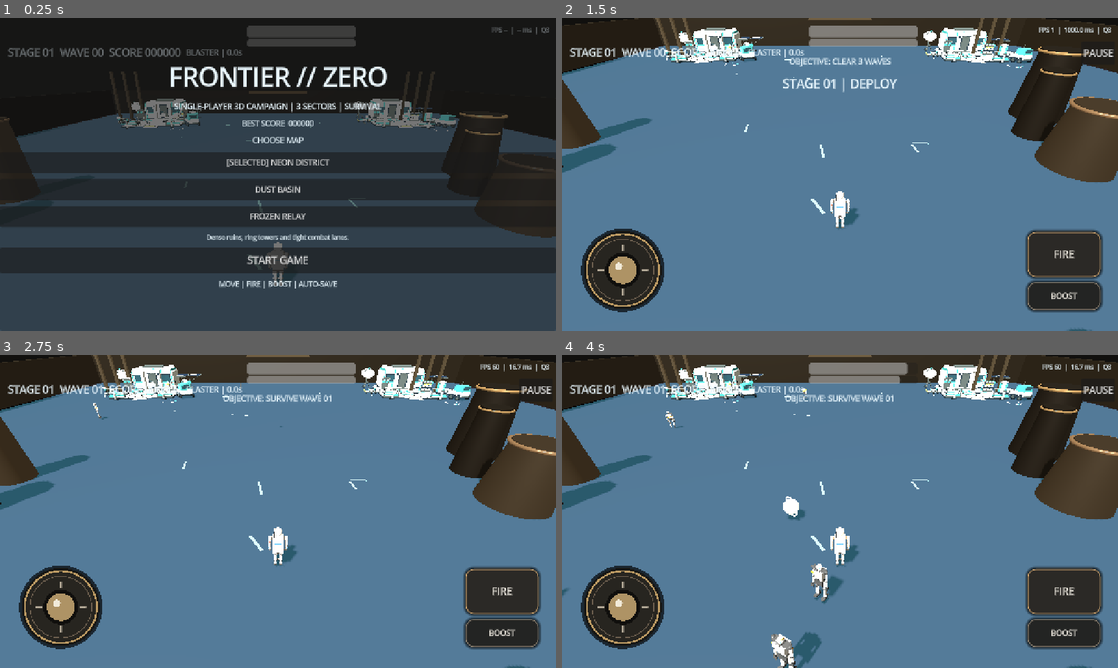
Above: before the commit, frames 1-4 (two rows, left to right).
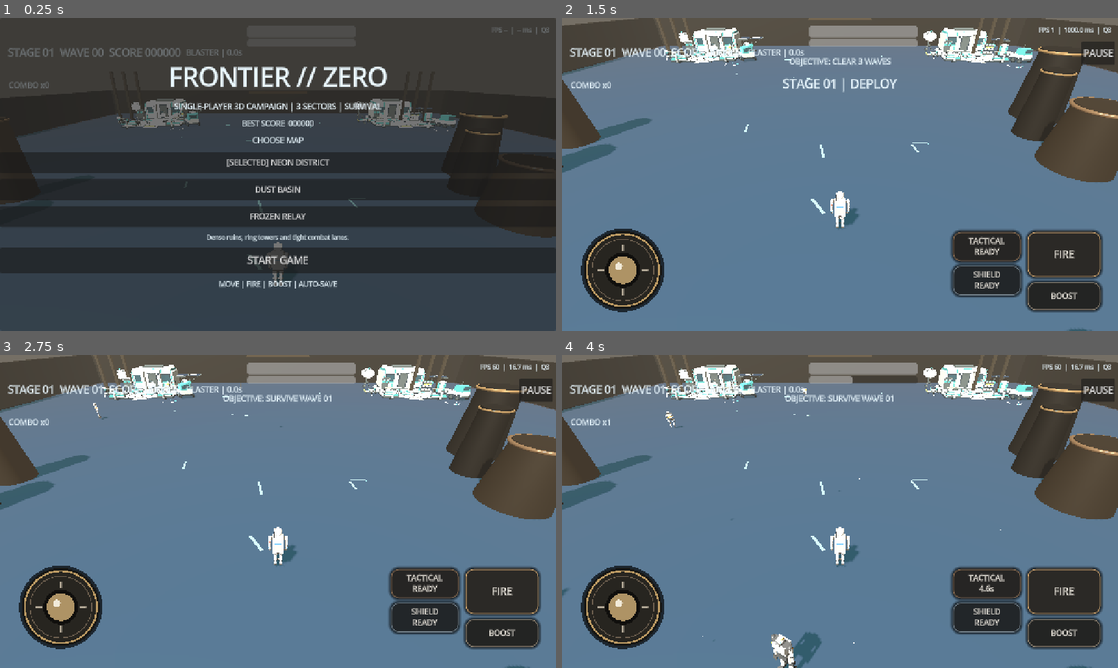
Above: after the commit, the same moments.

Repository: TomasThrawat/Hyouka-AAA-Style-3D-Godot-Android
Game: Godot game, scene res://Main.tscn
Same seed, same stepped clock (60 frames per second), same inputs: the game is played once before the commit and once after it.
Inputs (mouse positions are in pixels of both pictures, inside the frame that each line leads up to):
- Up to frame 1 (0.25 s): no input
- Up to frame 2 (1.5 s): click "START GAME" at 0.5 s; click "PAUSE" at 1.25 s
- Up to frame 3 (2.75 s): click "FIRE" at 2 s
- Up to frame 4 (4 s): click "BOOST" at 2.75 s; click (984, 583) at 3.5 s, where only the run after the commit has a clickable "TACTICAL READY"

The runs differ from the first frame. In frame 1, 20% of the frame differs, in the area x 0-100%, y 0-26%; in frame 2, 11%; in frame 3, 11%; in frame 4, 12%.

Commit message:
feat: deepen AAA-style mobile gameplay and automated controls validation

Diff:
--- a/enemy.gd
+++ b/enemy.gd
@@ -6,6 +6,7 @@
 
 signal defeated(enemy: Node3D, boss: bool)
 signal attack_requested(origin: Vector3, direction: Vector3, damage: float)
+signal health_changed(current: float, maximum: float)
 
 var target: Node3D
 var enemy_type := "drone"
@@ -20,6 +21,7 @@
 var cached_direction := Vector3.FORWARD
 var cached_distance := 999.0
 var boss := false
+var enraged := false
 var visual_root: Node3D
 
 func setup(target_node: Node3D, difficulty: float, kind: String, is_boss: bool) -> void:
@@ -51,6 +53,8 @@
 	else:
 		scale = Vector3.ONE * (0.9 + difficulty * 0.035)
 	health = max_health
+	enraged = false
+	health_changed.emit(health, max_health)
 	collision_layer = 0
 	collision_mask = 0
 	_build_visual()
@@ -87,6 +91,11 @@
 	if get_tree().paused or target == null:
 		return
 	phase += delta
+	if boss and not enraged and health <= max_health * 0.50:
+		enraged = true
+		speed *= 1.18
+		ranged_damage *= 1.25
+		attack_cooldown = 0.4
 	attack_cooldown = max(0.0, attack_cooldown - delta)
 	ai_timer -= delta
 	if ai_timer <= 0.0:
@@ -138,10 +147,15 @@
 		if attack_cooldown <= 0.0 and target.has_method("take_damage"):
 			target.take_damage(touch_damage)
 			attack_cooldown = 1.15
-	if attack_cooldown <= 0.0 and distance < 13.0 and boss:
-		var attack_dir := (target.global_position + Vector3.UP * 0.7 - (global_position + Vector3.UP * 0.6)).normalized()
-		attack_requested.emit(global_position + Vector3.UP * 1.2, attack_dir, ranged_damage + 5.0)
-		attack_cooldown = 2.6
+	if attack_cooldown <= 0.0 and distance < 22.0 and boss:
+		var attack_origin := global_position + Vector3.UP * 1.2
+		var spread_values := [-0.18, 0.0, 0.18]
+		if enraged:
+			spread_values = [-0.30, -0.15, 0.0, 0.15, 0.30]
+		for spread in spread_values:
+			var attack_dir := direction.rotated(Vector3.UP, spread)
+			attack_requested.emit(attack_origin, attack_dir, ranged_damage + (7.0 if enraged else 5.0))
+		attack_cooldown = 1.8 if enraged else 2.6
 
 func _update_animation(delta: float, direction: Vector3) -> void:
 	if visual_root == null:
@@ -152,7 +166,8 @@
 	rotation.y = lerp_angle(rotation.y, atan2(-direction.x, -direction.z), min(1.0, delta * 6.0))
 
 func take_damage(amount: float) -> void:
-	health -= amount
+	health = max(0.0, health - amount)
+	health_changed.emit(health, max_health)
 	_hit_feedback()
 	if health <= 0.0:
 		defeated.emit(self, boss)
--- a/main.gd
+++ b/main.gd
@@ -66,11 +66,16 @@
 var objective_label: Label
 var message_label: Label
 var profile_label: Label
+var combo_label: Label
+var boss_bar: ProgressBar
+var screen_flash: ColorRect
 var menu_panel: PanelContainer
 var pause_panel: PanelContainer
 var pause_button: Button
 var fire_button: Button
 var boost_button: Button
+var tactical_button: Button
+var shield_button: Button
 var start_button: Button
 var joystick: Control
 var touch_layer: CanvasLayer
@@ -81,6 +86,10 @@
 var camera_touch_last := Vector2.ZERO
 var camera_yaw := 0.0
 var camera_pitch := -0.22
+var camera_shake := 0.0
+var combo_count := 0
+var combo_timer := 0.0
+var atmosphere_nodes: Array[GPUParticles3D] = []
 const CAMERA_TOUCH_SENSITIVITY := 0.0085
 
 func _ready() -> void:
@@ -109,6 +118,10 @@
 func _process(delta: float) -> void:
 	elapsed += delta
 	hud_timer -= delta
+	camera_shake = max(0.0, camera_shake - delta)
+	combo_timer = max(0.0, combo_timer - delta)
+	if combo_timer <= 0.0:
+		combo_count = 0
 	_profile_performance(delta)
 	_update_lod(delta)
 	if running and not game_over and not get_tree().paused:
@@ -138,6 +151,10 @@
 	environment.ambient_light_energy = 0.68
 	environment.tonemap_mode = Environment.TONE_MAPPER_FILMIC
 	environment.tonemap_exposure = 0.92
+	environment.fog_enabled = true
+	environment.fog_light_color = Color("#6f6a61")
+	environment.fog_light_energy = 0.72
+	environment.fog_density = 0.0065
 	world_environment.environment = environment
 	add_child(world_environment)
 
@@ -161,6 +178,33 @@
 	_build_sector_geometry(selected_map)
 	_build_landmarks(selected_map)
 	_build_stage_gate()
+	_build_atmosphere()
+
+
+func _build_atmosphere() -> void:
+	var fx := GPUParticles3D.new()
+	fx.name = "Atmosphere"
+	fx.amount = 110
+	fx.lifetime = 8.0
+	fx.randomness = 0.55
+	fx.visibility_aabb = AABB(Vector3(-40.0, 0.0, -40.0), Vector3(80.0, 18.0, 80.0))
+	var process_material := ParticleProcessMaterial.new()
+	process_material.direction = Vector3(0.0, -1.0, 0.0)
+	process_material.spread = 18.0
+	process_material.initial_velocity_min = 0.15
+	process_material.initial_velocity_max = 0.55
+	process_material.gravity = Vector3(0.0, -0.08, 0.0)
+	process_material.scale_min = 0.035
+	process_material.scale_max = 0.075
+	process_material.color = Color("#cbbda8")
+	fx.process_material = process_material
+	var particle_mesh := SphereMesh.new()
+	particle_mesh.radius = 0.055
+	particle_mesh.height = 0.11
+	particle_mesh.material = _mat(Color("#cbbda8"), 0.0, 0.85, Color("#cbbda8"), 0.28)
+	fx.draw_pass_1 = particle_mesh
+	arena_root.add_child(fx)
+	atmosphere_nodes.append(fx)
 
 
 func _rebuild_selected_map() -> void:
@@ -388,6 +432,8 @@
 	player.died.connect(_on_player_died)
 	player.fire_requested.connect(_on_player_fire)
 	player.boost_requested.connect(_on_boost)
+	player.tactical_requested.connect(_on_player_tactical)
+	player.shield_requested.connect(_on_player_shield)
 	player.energy_changed.connect(_on_player_energy_changed)
 
 func _create_camera() -> void:
@@ -460,7 +506,33 @@
 	message_label.size = Vector2(640, 70)
 	layer.add_child(message_label)
 
+	combo_label = _label("COMBO x0", 18)
+	combo_label.set_anchors_preset(Control.PRESET_TOP_LEFT)
+	combo_label.position = Vector2(20, 142)
+	combo_label.size = Vector2(220, 32)
+	layer.add_child(combo_label)
+
+	boss_bar = ProgressBar.new()
+	boss_bar.name = "BossHealth"
+	boss_bar.max_value = 100.0
+	boss_bar.value = 0.0
+	boss_bar.show_percentage = false
+	boss_bar.set_anchors_preset(Control.PRESET_TOP_WIDE)
+	boss_bar.position = Vector2(280, 145)
+	boss_bar.size = Vector2(720, 24)
+	boss_bar.hide()
+	layer.add_child(boss_bar)
+
+	screen_flash = ColorRect.new()
+	screen_flash.name = "ScreenFlash"
+	screen_flash.set_anchors_and_offsets_preset(Control.PRESET_FULL_RECT)
+	screen_flash.mouse_filter = Control.MOUSE_FILTER_IGNORE
+	screen_flash.z_index = 300
+	screen_flash.modulate = Color(1.0, 1.0, 1.0, 0.0)
+	layer.add_child(screen_flash)
+
 	pause_button = _button("PAUSE", Vector2(70, 54), 22)
+	pause_button.name = "PauseButton"
 	pause_button.set_anchors_preset(Control.PRESET_TOP_RIGHT)
 	pause_button.position = Vector2(-84, 54)
 	pause_button.z_index = 120
@@ -560,6 +632,7 @@
 	touch_controls.append(joystick)
 
 	fire_button = _button("FIRE", Vector2(168, 104), 23)
+	fire_button.name = "FireButton"
 	fire_button.set_anchors_preset(Control.PRESET_TOP_LEFT)
 	fire_button.size = Vector2(168, 104)
 	_configure_touch_button(fire_button, Color("#2c2926"), Color("#d1a66f"))
@@ -567,6 +640,7 @@
 	touch_controls.append(fire_button)
 
 	boost_button = _button("BOOST", Vector2(168, 64), 18)
+	boost_button.name = "BoostButton"
 	boost_button.set_anchors_preset(Control.PRESET_TOP_LEFT)
 	boost_button.size = Vector2(168, 64)
 	_configure_touch_button(boost_button, Color("#242423"), Color("#8d8170"))
@@ -574,6 +648,20 @@
 	touch_controls.append(boost_button)
 
 	boost_button.pressed.connect(_boost_pressed)
+	tactical_button = _button("TACTICAL", Vector2(156, 64), 17)
+	tactical_button.name = "TacticalButton"
+	tactical_button.set_anchors_preset(Control.PRESET_TOP_LEFT)
+	_configure_touch_button(tactical_button, Color("#272524"), Color("#8e6f52"))
+	touch_root.add_child(tactical_button)
+	touch_controls.append(tactical_button)
+	shield_button = _button("SHIELD", Vector2(156, 64), 17)
+	shield_button.name = "ShieldButton"
+	shield_button.set_anchors_preset(Control.PRESET_TOP_LEFT)
+	_configure_touch_button(shield_button, Color("#232629"), Color("#707d87"))
+	touch_root.add_child(shield_button)
+	touch_controls.append(shield_button)
+	tactical_button.pressed.connect(func(): player.tactical())
+	shield_button.pressed.connect(func(): player.shield())
 	fire_button.button_down.connect(func(): player.set_fire_input(true))
 	fire_button.button_up.connect(func(): player.set_fire_input(false))
 	get_viewport().size_changed.connect(_layout_touch_controls)
@@ -588,6 +676,8 @@
 	joystick.position = Vector2(32.0, max(24.0, viewport_size.y - 248.0))
 	fire_button.position = Vector2(max(24.0, viewport_size.x - 208.0), max(24.0, viewport_size.y - 228.0))
 	boost_button.position = Vector2(max(24.0, viewport_size.x - 208.0), max(24.0, viewport_size.y - 112.0))
+	tactical_button.position = Vector2(max(24.0, viewport_size.x - 380.0), max(24.0, viewport_size.y - 228.0))
+	shield_button.position = Vector2(max(24.0, viewport_size.x - 380.0), max(24.0, viewport_size.y - 150.0))
 
 
 func _on_joystick_changed(value: Vector2) -> void:
@@ -631,6 +721,9 @@
 	enemies_defeated = 0
 	running = true
 	game_over = false
+	combo_count = 0
+	combo_timer = 0.0
+	camera_shake = 0.0
 	final_boss_active = false
 	transition_lock = false
 	stage_time = 0.0
@@ -722,6 +815,12 @@
 	enemy.setup(player, difficulty, kind, boss)
 	enemy.defeated.connect(_on_enemy_defeated)
 	enemy.attack_requested.connect(_on_enemy_attack)
+	if boss and enemy.has_signal("health_changed"):
+		enemy.health_changed.connect(_on_boss_health_changed)
+		if boss_bar:
+			boss_bar.max_value = enemy.max_health
+			boss_bar.value = enemy.health
+			boss_bar.show()
 	enemies.append(enemy)
 
 func _on_enemy_attack(origin: Vector3, direction: Vector3, damage: float) -> void:
@@ -734,6 +833,8 @@
 		return
 	_spawn_projectile(origin, direction, true, damage, 26.0, 4.2, Color("#d0bc95"))
 	score = max(score, 0)
+	camera_shake = max(camera_shake, 0.035)
+	_spawn_hit_fx(origin, Color("#d9c29f"), 0.55)
 	_play_sound("shoot")
 
 func _spawn_projectile(origin: Vector3, direction: Vector3, friendly: bool, damage: float, speed: float, lifetime: float, color: Color) -> void:
@@ -865,7 +966,12 @@
 func _on_enemy_defeated(enemy: Node3D, boss: bool) -> void:
 	enemies.erase(enemy)
 	enemies_defeated += 1
-	var reward := 220 + stage * 75 + wave * 20
+	if boss and boss_bar:
+		boss_bar.hide()
+	combo_count += 1
+	combo_timer = 4.0
+	var combo_bonus := combo_count * 15
+	var reward := 220 + stage * 75 + wave * 20 + combo_bonus
 	if boss:
 		reward = 3500
 		final_boss_active = false
@@ -902,6 +1008,8 @@
 		health_bar.value = value
 	if value <= 30.0 and running:
 		message_label.text = "CRITICAL HEALTH"
+		camera_shake = max(camera_shake, 0.12)
+		_flash_screen(Color("#a26456"))
 
 func _on_player_energy_changed(value: float) -> void:
 	if energy_bar:
@@ -936,6 +1044,46 @@
 	if running and not game_over and not get_tree().paused:
 		player.boost()
 
+func _on_player_tactical(origin: Vector3, direction: Vector3) -> void:
+	if not running or game_over or get_tree().paused:
+		return
+	camera_shake = max(camera_shake, 0.18)
+	_spawn_hit_fx(origin, Color("#d7c18c"), 3.4)
+	_play_sound("explode")
+	var radius := 6.2
+	for enemy in enemies.duplicate():
+		if is_instance_valid(enemy) and enemy.has_method("take_damage") and origin.distance_to(enemy.global_position + Vector3.UP * 0.7) <= radius:
+			enemy.take_damage(85.0 + float(stage * 12))
+	_flash_screen(Color("#b8915f"))
+
+func _on_player_shield() -> void:
+	if not running or game_over:
+		return
+	_flash_screen(Color("#8295a5"))
+	message_label.text = "SHIELD ONLINE"
+	_play_sound("stage")
+	var tween := create_tween()
+	tween.tween_interval(0.7)
+	tween.tween_callback(func():
+		if running and not game_over:
+			message_label.text = ""
+	)
+
+func _on_boss_health_changed(current: float, maximum: float) -> void:
+	if boss_bar:
+		boss_bar.max_value = maximum
+		boss_bar.value = current
+		if current <= 0.0:
+			boss_bar.hide()
+
+func _flash_screen(color: Color) -> void:
+	if not screen_flash:
+		return
+	screen_flash.modulate = Color(color.r, color.g, color.b, 0.0)
+	var tween := create_tween()
+	tween.tween_property(screen_flash, "modulate:a", 0.55, 0.035)
+	tween.tween_property(screen_flash, "modulate:a", 0.0, 0.20)
+
 func _toggle_pause() -> void:
 	if not running or game_over:
 		return
@@ -946,6 +1094,8 @@
 	_play_sound("hit" if not get_tree().paused else "stage")
 
 func _clear_dynamic_entities() -> void:
+	if boss_bar:
+		boss_bar.hide()
 	for e in enemies:
 		if is_instance_valid(e):
 			e.queue_free()
@@ -1038,6 +1188,9 @@
 	for light in dynamic_lights:
 		if is_instance_valid(light):
 			light.shadow_enabled = quality_level >= 2
+	for atmosphere in atmosphere_nodes:
+		if is_instance_valid(atmosphere):
+			atmosphere.visible = quality_level >= 1
 	for fx in particle_nodes:
 		if is_instance_valid(fx):
 			fx.amount = max(4, int(float(fx.amount) * 0.8))
@@ -1060,6 +1213,13 @@
 	var pitch_basis := Basis(Vector3.RIGHT, camera_pitch)
 	var offset := orbit_basis * (pitch_basis * Vector3(0.0, 6.2, 9.4))
 	var desired := player.global_position + offset
+	if camera_shake > 0.0:
+		var shake_scale := camera_shake * (0.55 + camera_shake * 3.0)
+		desired += Vector3(
+			rng.randf_range(-shake_scale, shake_scale),
+			rng.randf_range(-shake_scale, shake_scale),
+			rng.randf_range(-shake_scale, shake_scale)
+		)
 	camera.global_position = camera.global_position.lerp(desired, min(1.0, delta * 7.0))
 	var target_offset := orbit_basis * Vector3(0.0, 0.7, -1.5)
 	camera.look_at(player.global_position + Vector3.UP * 1.0 + target_offset, Vector3.UP)
@@ -1106,6 +1266,10 @@
 		return false
 	if boost_button and boost_button.get_global_rect().has_point(position):
 		return false
+	if tactical_button and tactical_button.get_global_rect().has_point(position):
+		return false
+	if shield_button and shield_button.get_global_rect().has_point(position):
+		return false
 	if pause_button and pause_button.visible and pause_button.get_global_rect().has_point(position):
 		return false
 	return true
@@ -1126,6 +1290,16 @@
 		health_bar.value = player.health
 	if energy_bar:
 		energy_bar.value = player.energy
+	if combo_label:
+		combo_label.text = "COMBO x%d" % combo_count
+	if tactical_button:
+		tactical_button.text = "TACTICAL
+READY" if player.tactical_cooldown <= 0.0 else "TACTICAL
+%.1fs" % player.tactical_cooldown
+	if shield_button:
+		shield_button.text = "SHIELD
+READY" if player.shield_cooldown <= 0.0 else "SHIELD
+%.1fs" % player.shield_cooldown
 	if pause_button:
 		pause_button.visible = running and not game_over
 	if running and not game_over:
--- a/player.gd
+++ b/player.gd
@@ -6,6 +6,8 @@
 
 signal boost_requested
 signal fire_requested(origin: Vector3, direction: Vector3, damage: float)
+signal tactical_requested(origin: Vector3, direction: Vector3)
+signal shield_requested
 signal health_changed(value: float)
 signal energy_changed(value: float)
 signal died
@@ -24,6 +26,9 @@
 var fire_input := false
 var boost_time := 0.0
 var boost_cooldown := 0.0
+var tactical_cooldown := 0.0
+var shield_cooldown := 0.0
+var shield_time := 0.0
 var fire_cooldown := 0.0
 var anim_time := 0.0
 var invulnerability := 0.0
@@ -74,6 +79,9 @@
 	anim_time += delta
 	boost_cooldown = max(0.0, boost_cooldown - delta)
 	boost_time = max(0.0, boost_time - delta)
+	tactical_cooldown = max(0.0, tactical_cooldown - delta)
+	shield_cooldown = max(0.0, shield_cooldown - delta)
+	shield_time = max(0.0, shield_time - delta)
 	fire_cooldown = max(0.0, fire_cooldown - delta)
 	invulnerability = max(0.0, invulnerability - delta)
 
@@ -127,6 +135,23 @@
 	energy_changed.emit(energy)
 	boost_requested.emit()
 
+func tactical() -> void:
+	if tactical_cooldown > 0.0 or energy < 45.0 or get_tree().paused:
+		return
+	tactical_cooldown = 5.0
+	energy -= 45.0
+	energy_changed.emit(energy)
+	tactical_requested.emit(global_position + Vector3.UP * 0.75, -global_transform.basis.z)
+
+func shield() -> void:
+	if shield_cooldown > 0.0 or energy < 35.0 or get_tree().paused:
+		return
+	shield_cooldown = 8.0
+	shield_time = 3.0
+	energy -= 35.0
+	energy_changed.emit(energy)
+	shield_requested.emit()
+
 func set_move_input(value: Vector2) -> void:
 	move_stick = value.limit_length(1.0)
 
@@ -139,8 +164,13 @@
 func take_damage(amount: float) -> void:
 	if health <= 0.0 or invulnerability > 0.0:
 		return
-	invulnerability = 0.28
-	health = max(0.0, health - amount)
+	var final_damage := amount
+	if shield_time > 0.0:
+		final_damage *= 0.30
+		invulnerability = 0.16
+	else:
+		invulnerability = 0.28
+	health = max(0.0, health - final_damage)
 	health_changed.emit(health)
 	_hit_feedback()
 	if health <= 0.0:
@@ -185,6 +215,9 @@
 	fire_cooldown = 0.0
 	boost_cooldown = 0.0
 	boost_time = 0.0
+	tactical_cooldown = 0.0
+	shield_cooldown = 0.0
+	shield_time = 0.0
 	invulnerability = 0.0
 	fire_input = false
 	velocity = Vector3.ZERO
--- /dev/null
+++ b/runtime_smoke_test.gd
@@ -0,0 +1,100 @@
+extends SceneTree
+
+var failures: Array[String] = []
+
+func _init() -> void:
+	call_deferred("_run")
+
+func _check(condition: bool, label: String) -> void:
+	if not condition:
+		failures.append(label)
+
+func _run() -> void:
+	var game_scene := load("res://Main.tscn")
+	_check(game_scene != null, "Main.tscn load")
+	if game_scene == null:
+		quit(1)
+		return
+
+	var game = game_scene.instantiate()
+	root.add_child(game)
+	await process_frame
+	await create_timer(0.45).timeout
+
+	_check(game.player != null, "player exists")
+	_check(game.joystick != null, "joystick exists")
+	_check(game.fire_button != null, "fire button exists")
+	_check(game.boost_button != null, "boost button exists")
+	_check(game.tactical_button != null, "tactical button exists")
+	_check(game.shield_button != null, "shield button exists")
+	_check(game.pause_button != null, "pause button exists")
+	_check(game.map_buttons.size() == 3, "three map buttons exist")
+
+	for i in range(game.map_buttons.size()):
+		game.map_buttons[i].pressed.emit()
+		await process_frame
+		_check(game.selected_map == i, "map button %d selects map" % i)
+
+	game._start_game_pressed()
+	await create_timer(0.8).timeout
+	_check(game.running, "game starts")
+
+	var touch_down := InputEventScreenTouch.new()
+	touch_down.index = 17
+	touch_down.pressed = true
+	touch_down.position = game.joystick.global_position + Vector2(100, 100)
+	game.joystick._gui_input(touch_down)
+	var touch_drag := InputEventScreenDrag.new()
+	touch_drag.index = 17
+	touch_drag.position = touch_down.position + Vector2(0, 58)
+	game.joystick._gui_input(touch_drag)
+	_check(game.player.move_stick.y > 0.5, "touch joystick follows downward drag")
+	var touch_up := InputEventScreenTouch.new()
+	touch_up.index = 17
+	touch_up.pressed = false
+	touch_up.position = touch_drag.position
+	game.joystick._gui_input(touch_up)
+	_check(game.player.move_stick == Vector2.ZERO, "touch joystick releases")
+
+	game.fire_button.button_down.emit()
+	await create_timer(0.28).timeout
+	game.fire_button.button_up.emit()
+	_check(game.projectiles.size() > 0, "FIRE button spawns projectile")
+
+	var energy_before := game.player.energy
+	game.boost_button.pressed.emit()
+	_check(game.player.boost_time > 0.0, "BOOST button activates")
+	_check(game.player.energy < energy_before, "BOOST consumes energy")
+
+	energy_before = game.player.energy
+	game.tactical_button.pressed.emit()
+	_check(game.player.tactical_cooldown > 0.0, "TACTICAL button activates")
+	_check(game.player.energy < energy_before, "TACTICAL consumes energy")
+
+	energy_before = game.player.energy
+	game.shield_button.pressed.emit()
+	_check(game.player.shield_time > 0.0, "SHIELD button activates")
+	_check(game.player.energy < energy_before, "SHIELD consumes energy")
+
+	game.pause_button.pressed.emit()
+	await process_frame
+	_check(paused, "PAUSE button pauses")
+	game.pause_button.pressed.emit()
+	await process_frame
+	_check(not paused, "PAUSE button resumes")
+
+	game.stage = 3
+	game.wave = 3
+	game.final_boss_active = false
+	game._start_wave()
+	await process_frame
+	_check(game.final_boss_active, "boss wave activates")
+	_check(game.boss_bar.visible, "boss health bar appears")
+
+	if failures.is_empty():
+		print("SELF TEST PASS")
+		quit(0)
+	else:
+		for failure in failures:
+			push_error("SELF TEST FAILURE: " + failure)
+		quit(1)
Not shown, changed: .github/workflows/android-apk.yml
